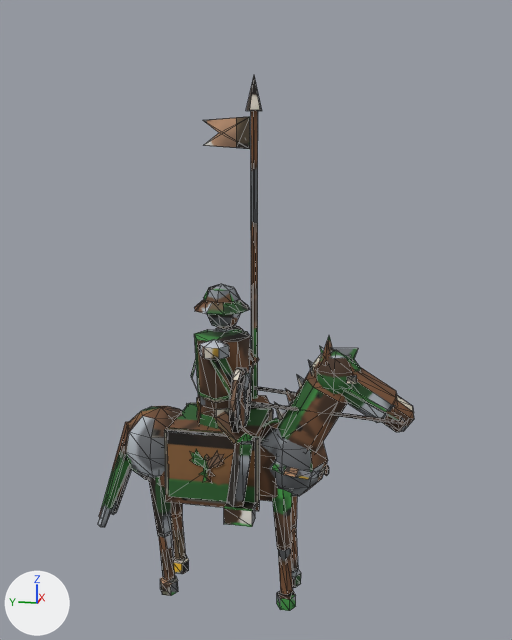
A saved change to the glTF model game/assets/models/assault_dl2_green.glb.
Rendered twice from a 50 mm lens placed at (-1.197, -0.301, 0.841), pointed at (0.008, -0.06, 0.539). The axes (+X, +Y, +Z) are drawn at lower left. The lights are the same throughout. The first picture is the older version. Mesh edges are drawn as thin lines. Vertices at exactly the same position are counted once.

Names of what the first picture shows: 'assault_dl2_green'.
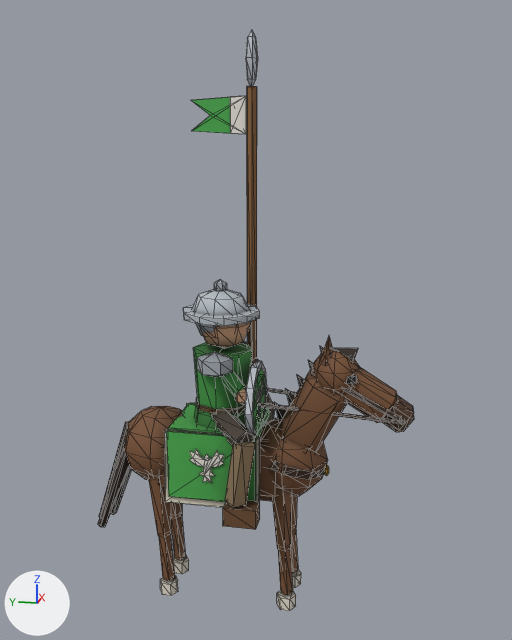
Changed parts and their boxes (x1, y1, x2, y2) in the pictures (512 x 640 px; the box of a moved part takes in the faces that stretch with it):
'assault_dl2_green', reshaped (9% taller)
    before: (98, 76, 414, 611)
    after: (98, 29, 414, 611)
part 1 of me_cube, added (brown)
    after: (202, 322, 251, 349)
part 2 of me_cube, added
    after: (246, 29, 258, 86)
part 3 of me_cube, moved or reshaped
    before: (203, 118, 236, 148)
    after: (191, 97, 230, 133)
part 4 of me_cube, rebuilt (not visible afterwards)
    before: (250, 349, 259, 367)
part 5 of me_cube, deleted
    before: (236, 117, 250, 149)
part 6 of me_cube, moved or reshaped
    before: (191, 76, 272, 527)
    after: (183, 86, 275, 530)
part 7 of me_cube, surface changed
    before: (98, 313, 414, 611)
    after: (98, 296, 414, 611)

Diff of the bpy script that builds the scene:
```diff
--- a/game/assets/models/assault_dl2_green.glb.py
+++ b/game/assets/models/assault_dl2_green.glb.py
@@ me_cube @@
 # used by ob_assault_dl2_green; location = (0.0, 0.0, 0.0)
-me_cube.from_pydata(...)  # 950 vertices, 1458 faces; spans x -0.121..0.112, y -0.343..0.257, z 0.0..0.96
+me_cube.from_pydata(...)  # 980 vertices, 1542 faces; spans x -0.12..0.12, y -0.343..0.257, z 0.0..1.033
+# me_cube part 1: a new loose piece, a UV sphere (8 segments, 4 rings, poles along z) spanning x -0.052..0.052, y -0.053..0.047, z 0.485..0.585, in mat_baked (picture img_bake)
+# me_cube part 2: a new loose piece, a UV sphere (6 segments, 4 rings, poles along z) spanning x 0.052..0.088, y -0.05..-0.03, z 0.937..1.033, in mat_baked (picture img_bake)
+# me_cube part 3: the loose piece of 5 vertices spanning x 0.067, y -0.037..0.048, z 0.835..0.89 is scaled about its middle by (1, 1.18, 1.2), then moved by (0.002, 0.014, 0.03)
+# me_cube part 4: the loose piece of 10 vertices spanning x 0.044..0.08, y -0.054..0.01, z 0.434..0.504 is rebuilt with 10 vertices and now spans x 0.027..0.082, y -0.049..0.012, z 0.425..0.485
+# me_cube part 5: the loose piece of 4 vertices spanning x 0.066, y -0.037..-0.013, z 0.835..0.89 is deleted
+# me_cube part 6: 173 vertices moved from x -0.121..0.112, y -0.077..0.058, z 0.2..0.578 to x -0.12..0.12, y -0.085..0.064, z 0.2..0.605; 145 vertices removed from x -0.121..0.082, y -0.06..0.054, z 0.357..0.96; 137 vertices added at x -0.094..0.083, y -0.073..0.071, z 0.333..0.94
+# me_cube part 7: 1136 kept faces spanning x -0.12..0.12, y -0.343..0.257, z 0.0..0.583 get new texture (UV) coordinates
+# other edits to the shape of me_cube do not show in these pictures
 me_cube.materials.append(mat_baked)
```
